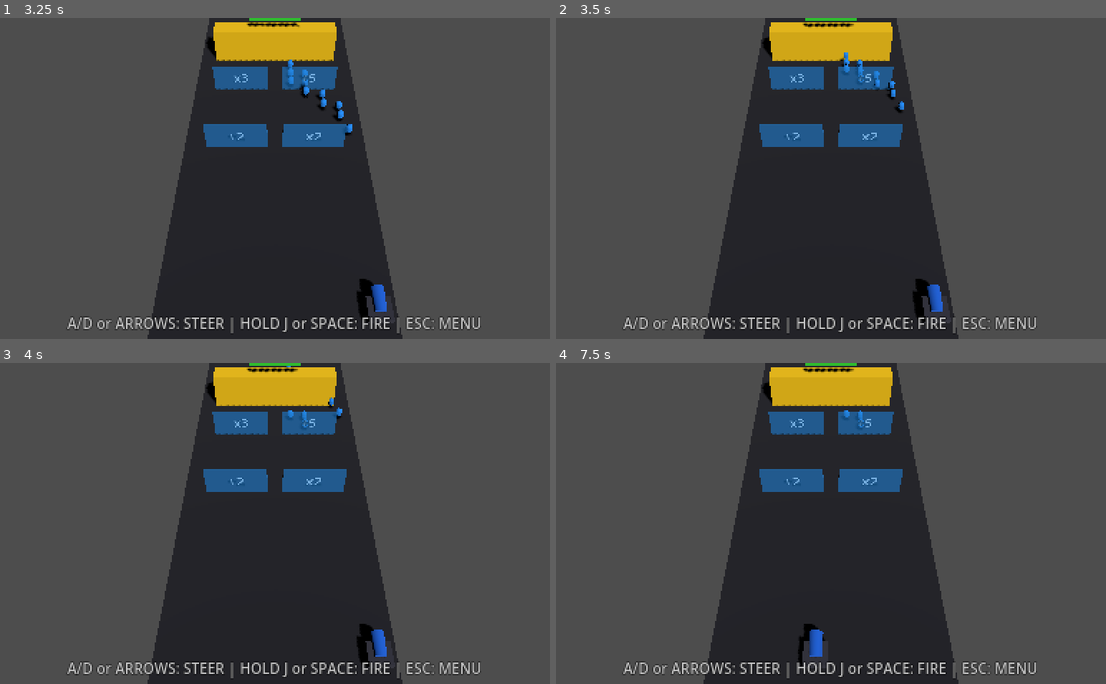
Above: before the commit, frames 1-4 (two rows, left to right).
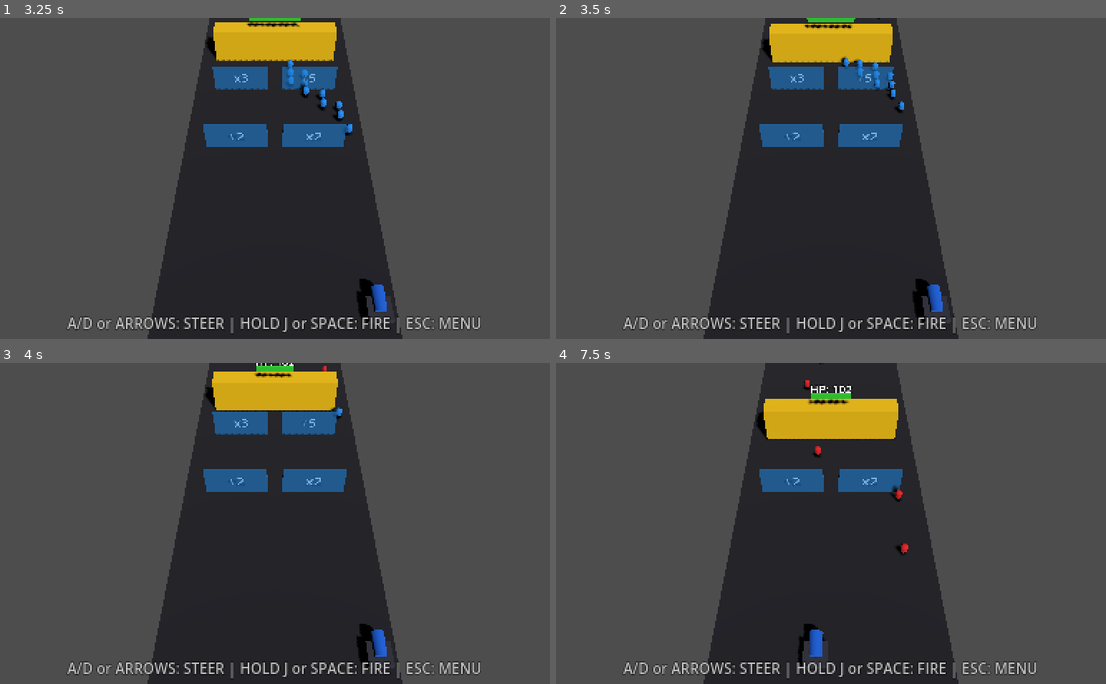
Above: after the commit, the same moments.

Repository: Antares1980/retro-fighter
Game: Godot game, scene res://scenes/Menu.tscn
Two runs of this game, one before a commit and one after it. Both use one fixed random seed, a clock stepped at 60 frames per second and the inputs below. Sound files missing from this copy of the repository are replaced by a short silence.
Inputs (mouse positions are in pixels of both pictures, inside the frame that each line leads up to):
- Up to frame 1 (3.25 s): click "2. MOB CONTROL 3D" at 0.5 s; tap Enter (ui_accept) at 1.25, 1.52 s; move the mouse to (396, 162) at 1.27 s; hold D (p1_right) 1.28-2 s; hold Space (mc_fire) 1.28-2 s; click (396, 162) at 1.42 s; drag from (165, 194) to (247, 242) at 2.02 s; move the mouse to (330, 107) at 2.77 s; hold D (p1_right) from 2.78 s (still down); tap K (p1_kick) at 2.85 s; click (330, 107) at 2.92 s
- Up to frame 2 (3.5 s): keep holding D (p1_right)
- Up to frame 3 (4 s): release D (p1_right) at 3.5 s; drag from (247, 587) to (110, 475) at 3.52 s
- Up to frame 4 (7.5 s): move the mouse to (996, 571) at 4.27 s; hold A (p1_left) 4.28-5 s; tap Keypad 0 (p2_block) at 4.35 s; click (996, 571) at 4.42 s; tap Enter (ui_accept) at 4.52, 7.25 s; drag from (666, 475) to (748, 443) at 5.02 s; move the mouse to (858, 523) at 5.77 s; hold S (p1_down) 5.78-6.5 s; tap Keypad 2 (p2_kick) at 5.85 s; click (858, 523) at 5.92 s; drag from (748, 443) to (721, 539) at 6.52 s; move the mouse to (952, 507) at 7.27 s; hold W (p1_up) from 7.28 s (still down); tap Keypad 1 (p2_punch) at 7.35 s; click (952, 507) at 7.42 s

Frame 1 is identical in both runs. In frame 2, 0.5% of the frame differs, in the area x 37-62%, y 0-21%; in frame 3, 1.0%; in frame 4, 5.2%, in the area x 36-65%, y 0-60%.
Error before the commit: Invalid type in function 'is_live' in base 'Node3D (MobControlMain)'. The Object-derived class of argument 1 (previously freed) is not a subclass of the expect…

Commit message:
fix(mob_control): untype is_live parameter and prune freed instances to prevent mid-combat runtime crash

Diff:
--- a/scripts/mob_control/MobControlMain.gd
+++ b/scripts/mob_control/MobControlMain.gd
@@ -72,6 +72,14 @@
 
 	_resolve_nodes()
 
+	# Pre-tick dead instance pruning
+	for i in range(blue_mobs.size() - 1, -1, -1):
+		if not is_instance_valid(blue_mobs[i]):
+			blue_mobs.remove_at(i)
+	for i in range(red_mobs.size() - 1, -1, -1):
+		if not is_instance_valid(red_mobs[i]):
+			red_mobs.remove_at(i)
+
 	# --- Phase 1: Motion & Spawner ---
 	if is_instance_valid(cannon):
 		cannon.step(delta)
@@ -256,7 +264,7 @@
 func _cleanup_out_of_bounds_mobs() -> void:
 	var surviving_blue: Array[MobUnit3DScript] = []
 	for mob in blue_mobs:
-		if is_instance_valid(mob):
+		if is_live(mob):
 			if mob.global_position.z < -25.0:
 				mob.queue_free()
 			else:
@@ -265,15 +273,21 @@
 
 	var surviving_red: Array[MobUnit3DScript] = []
 	for mob in red_mobs:
-		if is_instance_valid(mob):
+		if is_live(mob):
 			if mob.global_position.z > 12.0:
 				mob.queue_free()
 			else:
 				surviving_red.append(mob)
 	red_mobs = surviving_red
 
-func is_live(mob: MobUnit3DScript) -> bool:
-	return is_instance_valid(mob) and not mob.is_consumed and not mob.is_queued_for_deletion()
+func is_live(mob: Variant) -> bool:
+	if mob == null or not is_instance_valid(mob):
+		return false
+	if mob is Node and (mob as Node).is_queued_for_deletion():
+		return false
+	if "is_consumed" in mob and mob.is_consumed:
+		return false
+	return true
 
 func get_live_blue_mobs_count() -> int:
 	var count: int = 0
--- a/tests/test_mob_control.gd
+++ b/tests/test_mob_control.gd
@@ -78,6 +78,7 @@
 	test_scenario_6_enemy_breach_defeat_priority_and_reset()
 	test_scenario_7_controls_discoverability_steering_and_space_fire()
 	test_scenario_8_raw_key_fallback_and_scene_attachment()
+	test_scenario_9_freed_instance_safety_and_pruning()
 
 	print("\n=== Mob Control Test Results: %d passed, %d failed ===" % [passed, failed])
 	return failed == 0
@@ -735,3 +736,109 @@
 	if active_tree != null:
 		active_tree.root.remove_child(main)
 	main.free()
+
+func test_scenario_9_freed_instance_safety_and_pruning() -> void:
+	print("\nScenario 9: Freed Instance Safety, Parameter Untyping, and Dead Reference Pruning (GWT 1-4)")
+	var main = MobControlMainScene.instantiate()
+	var active_tree = _get_tree()
+	if active_tree != null:
+		active_tree.root.add_child(main)
+
+	assert_equal(main.state, MobControlMainScript.GameState.PLAYING, "main.state initialized to PLAYING")
+
+	# --- GWT 1a: Handling Synchronously Freed Objects in is_live ---
+	var standalone_mob = MobUnit3DScene.instantiate()
+	standalone_mob.free()
+	assert_false(is_instance_valid(standalone_mob), "GWT 1a: is_instance_valid is false after mob.free()")
+	assert_false(main.is_live(standalone_mob), "GWT 1a: is_live returns false for synchronously freed mob without error")
+
+	# --- GWT 1b: Handling Queue-Freed Objects in is_live ---
+	var q_mob = MobUnit3DScene.instantiate()
+	main.add_child(q_mob)
+	q_mob.queue_free()
+	assert_true(q_mob.is_queued_for_deletion(), "GWT 1b: q_mob is queued for deletion")
+	assert_false(main.is_live(q_mob), "GWT 1b: is_live returns false for queue_freed mob")
+
+	# Clean up queue-freed object from tree
+	main.remove_child(q_mob)
+	q_mob.free()
+
+	# Also verify null and consumed safety
+	assert_false(main.is_live(null), "is_live returns false for null")
+	var consumed_mob = MobUnit3DScene.instantiate()
+	consumed_mob.is_consumed = true
+	assert_false(main.is_live(consumed_mob), "is_live returns false for is_consumed mob")
+	consumed_mob.free()
+
+	# --- GWT 2 & 4: Synchronous mob.free() In-List Regression Suite for blue_mobs ---
+	main.cleanup_all_mobs()
+	var b_freed = main._spawn_blue_mob(Vector3(0.0, 0.5, 0.0))
+	var b_survivor = main._spawn_blue_mob(Vector3(1.0, 0.5, 5.0))
+	assert_true(b_freed != null, "GWT 2: b_freed mob non-null")
+	assert_true(b_survivor != null, "GWT 2: b_survivor mob non-null")
+	assert_equal(main.blue_mobs.size(), 2, "GWT 2: blue_mobs has 2 mobs initially")
+
+	var b_survivor_initial_z = b_survivor.position.z
+
+	# Destroy b_freed synchronously while reference remains in blue_mobs
+	b_freed.free()
+	assert_false(is_instance_valid(b_freed), "GWT 2: is_instance_valid(b_freed) is false after synchronous free")
+	assert_equal(main.blue_mobs.size(), 2, "GWT 2: blue_mobs still holds 2 entries (including dead ref) before step()")
+
+	# Calling is_live and get_live_blue_mobs_count synchronously with dead instance in list
+	assert_false(main.is_live(b_freed), "GWT 2: is_live(b_freed) returns false on freed reference")
+	assert_equal(main.get_live_blue_mobs_count(), 1, "GWT 2: get_live_blue_mobs_count() returns 1 (ignores dead instance)")
+
+	# Calling step() synchronously must not raise SCRIPT ERROR and must prune the dead reference
+	var delta: float = 1.0 / 60.0
+	main.step(delta)
+
+	assert_equal(main.blue_mobs.size(), 1, "GWT 2: blue_mobs pruned freed reference to size 1")
+	assert_true(main.blue_mobs[0] == b_survivor, "GWT 2: surviving mob is the remaining element in blue_mobs")
+	assert_true(b_survivor.position.z != b_survivor_initial_z, "GWT 2: surviving blue mob position.z changed")
+	assert_equal(b_survivor.position.z, b_survivor_initial_z + MobControlMainScript.BLUE_SPEED * delta, "GWT 2: surviving blue mob moved by BLUE_SPEED * delta")
+
+	# --- GWT 2 & 4: Synchronous mob.free() In-List Regression Suite for red_mobs ---
+	main.cleanup_all_mobs()
+	var r_freed = main._spawn_red_mob()
+	var r_survivor = main._spawn_red_mob()
+	assert_true(r_freed != null, "GWT 4: r_freed mob non-null")
+	assert_true(r_survivor != null, "GWT 4: r_survivor mob non-null")
+	assert_equal(main.red_mobs.size(), 2, "GWT 4: red_mobs has 2 mobs initially")
+
+	var r_survivor_initial_z = r_survivor.position.z
+
+	# Destroy r_freed synchronously while reference remains in red_mobs
+	r_freed.free()
+	assert_false(is_instance_valid(r_freed), "GWT 4: is_instance_valid(r_freed) is false after synchronous free")
+	assert_equal(main.red_mobs.size(), 2, "GWT 4: red_mobs still holds 2 entries (including dead ref) before step()")
+
+	# Calling is_live synchronously
+	assert_false(main.is_live(r_freed), "GWT 4: is_live(r_freed) returns false on freed red mob reference")
+
+	# Calling step() synchronously must not raise SCRIPT ERROR and must prune the dead reference
+	main.step(delta)
+
+	assert_equal(main.red_mobs.size(), 1, "GWT 4: red_mobs pruned freed reference to size 1")
+	assert_true(main.red_mobs[0] == r_survivor, "GWT 4: surviving mob is the remaining element in red_mobs")
+	assert_true(r_survivor.position.z != r_survivor_initial_z, "GWT 4: surviving red mob position.z changed")
+	assert_equal(r_survivor.position.z, r_survivor_initial_z + MobControlMainScript.RED_SPEED * delta, "GWT 4: surviving red mob moved by RED_SPEED * delta")
+
+	# Additional multi-element pruning verification: head, middle, tail
+	main.cleanup_all_mobs()
+	var mb1 = main._spawn_blue_mob(Vector3(0.0, 0.5, 0.0))
+	var mb2 = main._spawn_blue_mob(Vector3(1.0, 0.5, 1.0))
+	var mb3 = main._spawn_blue_mob(Vector3(2.0, 0.5, 2.0))
+	var mb2_initial_z = mb2.position.z
+	mb1.free()
+	mb3.free()
+	assert_equal(main.blue_mobs.size(), 3, "blue_mobs holds 3 entries before multi-prune step()")
+	main.step(delta)
+	assert_equal(main.blue_mobs.size(), 1, "blue_mobs pruned head and tail freed references to size 1")
+	assert_true(main.blue_mobs[0] == mb2, "surviving middle mob mb2 remains")
+	assert_equal(mb2.position.z, mb2_initial_z + MobControlMainScript.BLUE_SPEED * delta, "mb2 moved by BLUE_SPEED * delta")
+
+	main.cleanup_all_mobs()
+	if active_tree != null:
+		active_tree.root.remove_child(main)
+	main.free()
Not shown, changed: CHANGELOG.md
Not shown, changed: tests/test_mob_control.py
